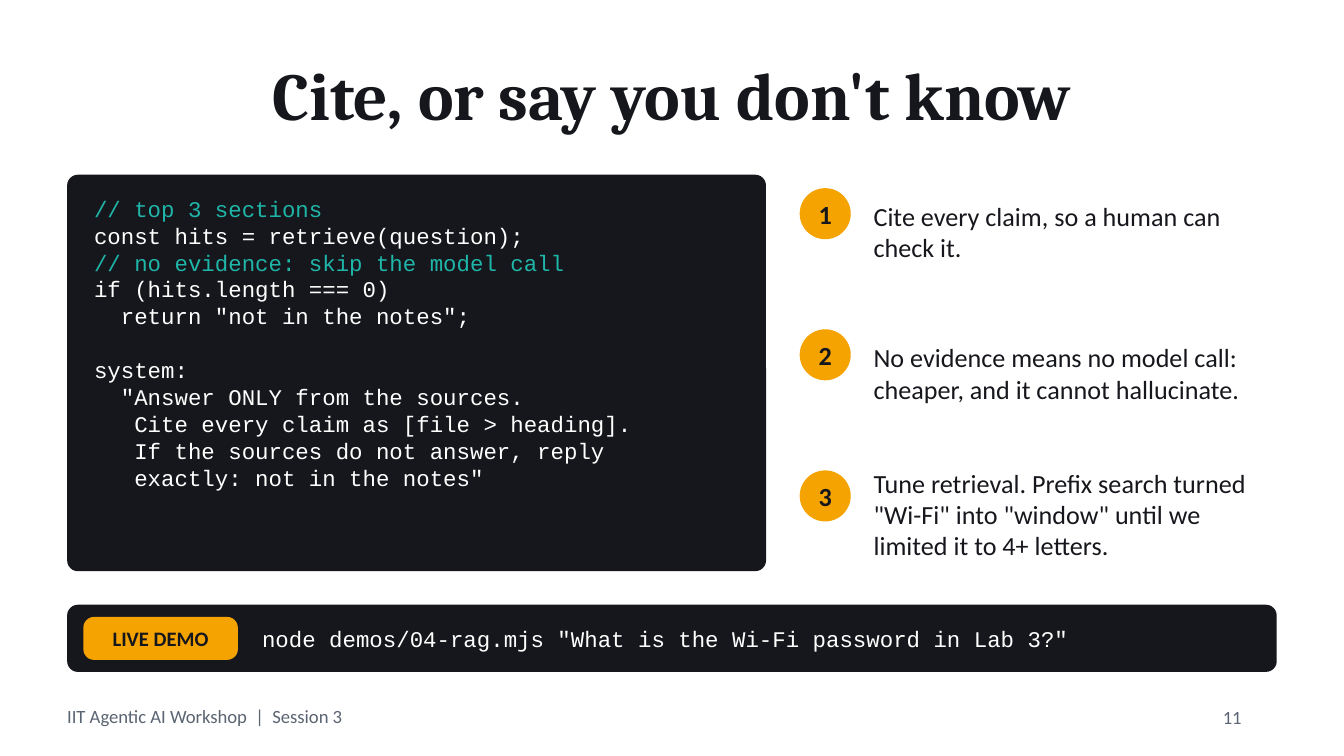
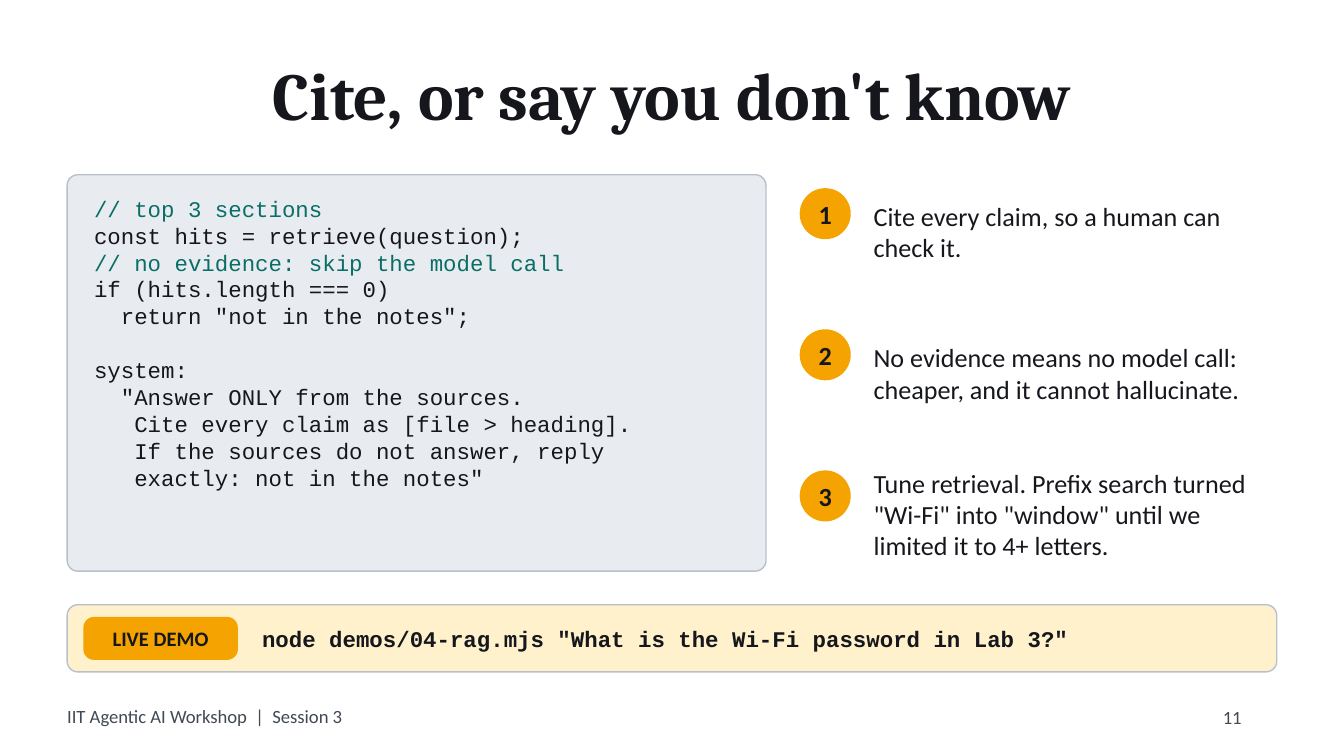
Before and after one commit to jiteshsureka/iit-agentic-ai-session3, a slide deck: slide 11 of deck/session3.pptx. Drawn at 1344x756 pixels with LibreOffice and Linux fonts; fonts in the diff are those of the drawing. Boxes give left, top, right and bottom in pixels: in the first picture for what was removed or moved away, otherwise in the second. Text is boxed around its words. In the diff, an @@ line names an element or a change of style, - is before the commit and + after.

```diff
--- a/deck/session3.pptx
+++ b/deck/session3.pptx
@@ rounded rectangle at (x1=67, y1=175, x2=766, y2=571): fill #16171C to #E8ECF1; outline none to #B8C0CC 0.75 pt @@
@@ text "// top 3 sections" at (x1=94, y1=201, x2=631, y2=491): text colour #1FB5A8 to #0B6E66 in "// top 3 sections", "// no evidence: skip the model call"; text colour #FFFFFF to #16171C in "const hits = retrieve(question);", "if (hits.length === 0)", "return "not in the notes";", "system:" and 4 more places @@
@@ rounded rectangle at (x1=67, y1=605, x2=1277, y2=672): fill #16171C to #FFF1CC; outline none to #B8C0CC 0.75 pt @@
@@ text "node demos/04-rag.mjs "What is the ..." at (x1=262, y1=631, x2=1068, y2=652): text colour #FFFFFF to #16171C, bold on @@
@@ text "IIT Agentic AI Workshop | ..." at (x1=67, y1=710, x2=342, y2=726): text colour #5B6472 to #404955 @@
@@ page number at (x1=1223, y1=712, x2=1242, y2=724): text colour #5B6472 to #404955 @@
```
Also in this commit, not shown: 26 other slides changed, 2 other files.
